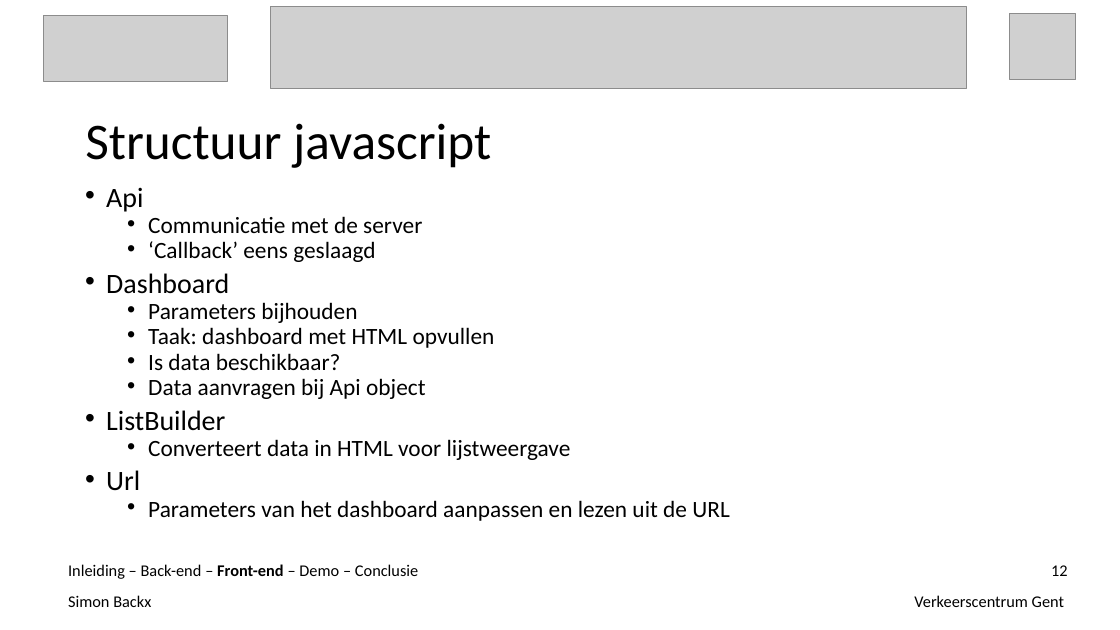
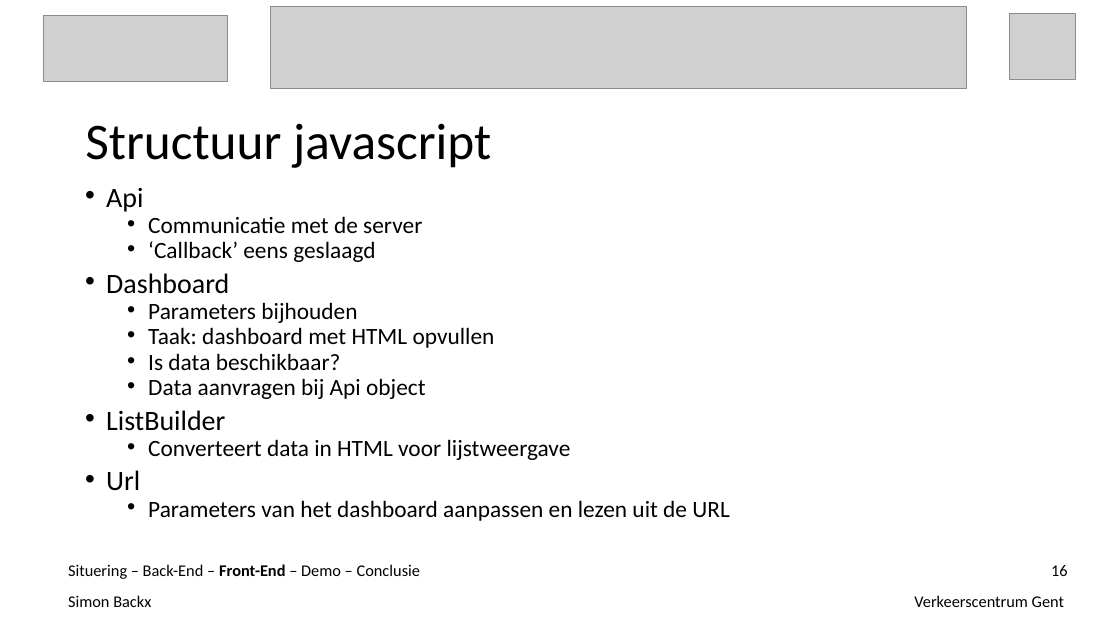
Before and after one commit to ghentlivinglab/Traffic-Travel-Time-Analyzer-1, a slide deck: slide 16 of Einddocumentatie/Presentatie.ppt (slide 12 before the commit). Drawn at 1120x630 pixels with LibreOffice and Linux fonts; fonts in the diff are those of the drawing; grey boxes stand for pictures. Boxes give left, top, right and bottom in pixels: in the first picture for what was removed or moved away, otherwise in the second. Text is boxed around its words. In the diff, an @@ line names an element or a change of style, - is before the commit and + after.

```diff
--- a/Einddocumentatie/Presentatie.ppt
+++ b/Einddocumentatie/Presentatie.ppt
@@ text at [68, 564, 420, 579]: text changed @@
-Inleiding – Back-end – Front-end – Demo – Conclusie
+Situering – Back-End – Front-End – Demo – Conclusie
@@ page number at [1051, 565, 1068, 576]: text changed @@
-12
+16
```
Also in this commit, not shown: 20 other slides changed, 6 slides added, 1 slide removed, 1 other file.
